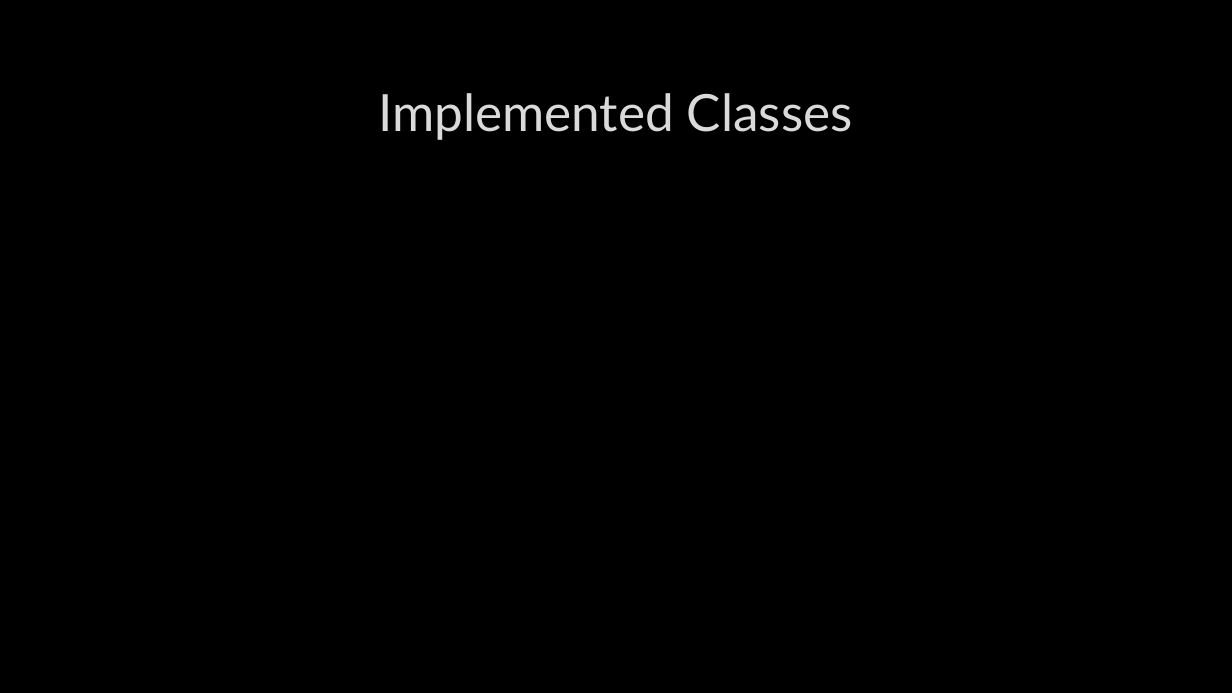
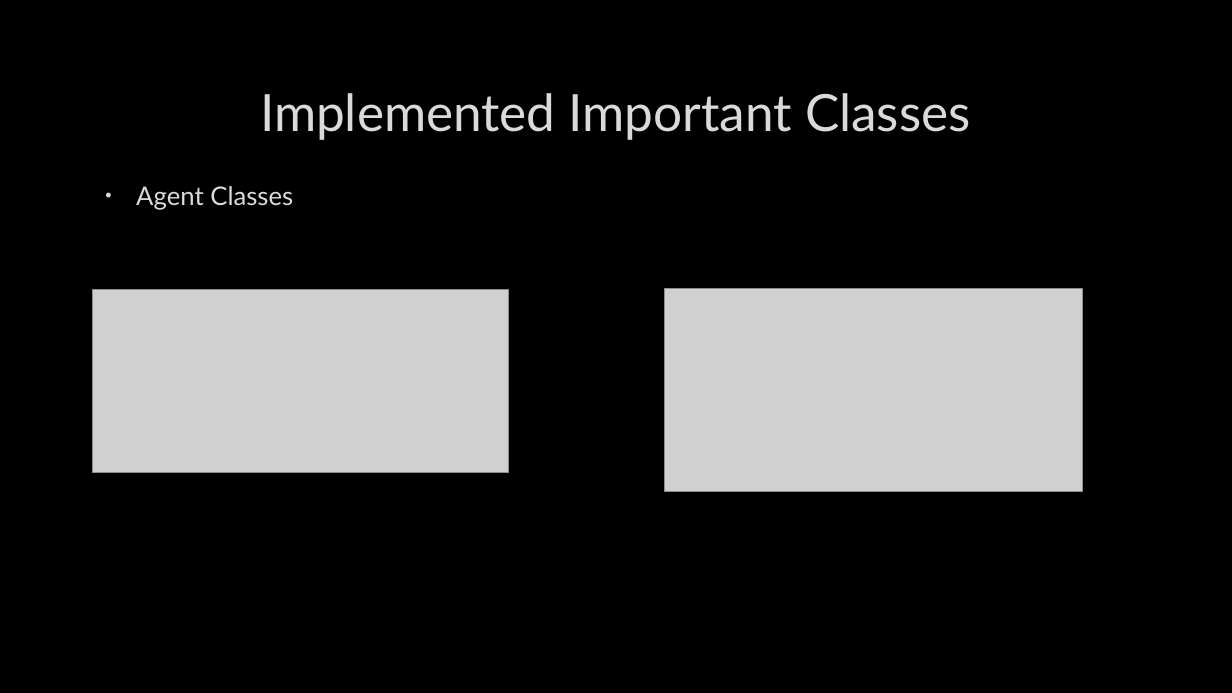
Before and after one commit to joao0903/ASMA, a slide deck: slide 12 of docs/Uber Eats.pptx (slide 11 before the commit). Drawn at 1232x693 pixels with LibreOffice and Linux fonts; fonts in the diff are those of the drawing; grey boxes stand for pictures; background and template pictures are left out. Boxes give left, top, right and bottom in pixels: in the first picture for what was removed or moved away, otherwise in the second. Text is boxed around its words. In the diff, an @@ line names an element or a change of style, - is before the commit and + after.

```diff
--- a/docs/Uber Eats.pptx
+++ b/docs/Uber Eats.pptx
@@ title at bbox=[260, 93, 971, 140]: text changed @@
-Implemented Classes
+Implemented Important Classes
@@ text added at bbox=[136, 186, 293, 210], 20 pt, text #DADADA @@
+• Agent Classes
@@ picture added at bbox=[92, 290, 509, 473] @@
@@ picture added at bbox=[665, 289, 1083, 493] @@
```
Also in this commit, not shown: 4 other slides changed, 9 slides added, 3 slides removed, 4 other files.
